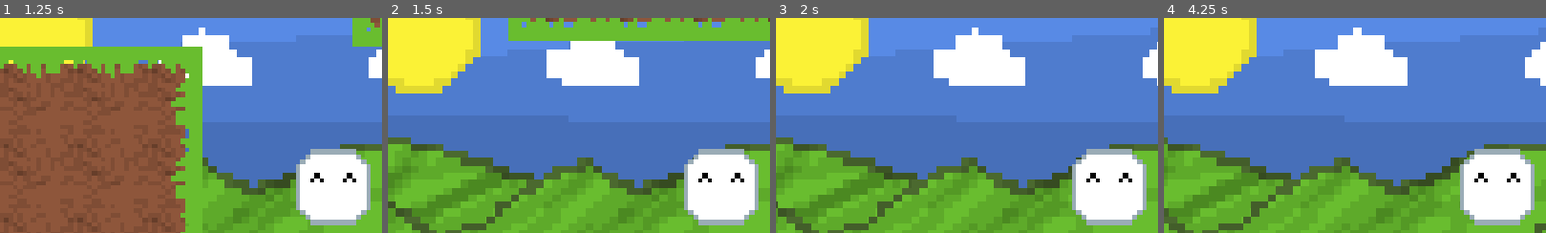
Above: before the commit, frames 1-4 (left to right).
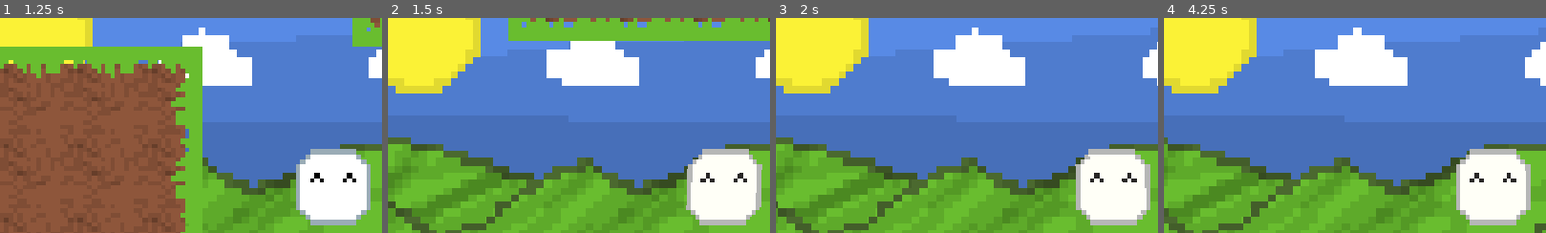
Above: after the commit, the same moments.

Repository: leolevd/Haven-Lisbon-2026
Game: Godot game, scene res://main.tscn
Same seed, same stepped clock (60 frames per second), same inputs: the game is played once before the commit and once after it.
Inputs:
- Up to frame 1 (1.25 s): tap Enter (ui_accept) at 0.5, 0.77 s; hold Right (ui_right) from 0.53 s (still down)
- Up to frame 2 (1.5 s): keep holding Right (ui_right)
- Up to frame 3 (2 s): keep holding Right (ui_right); tap Enter (ui_accept) at 1.52 s
- Up to frame 4 (4.25 s): release Right (ui_right) at 2.03 s; hold Left (ui_left) 2.03-2.78 s; hold Right (ui_right) from 2.78 s (still down); tap Enter (ui_accept) at 3.02, 3.77 s
The pictures show only the part of the screen within x 6-56%, y 11-61%; the shares and areas given below are measured in that part.

Frame 1 is identical in both runs. In frame 2, 2.1% of the frame differs, in the area x 77-98%, y 60-97%; in frame 3, 2.3%; in frame 4, 2.3%, in the area x 76-97%, y 60-97%.

Commit message:
WOBBLE ^^

Diff:
--- a/bounceback.gd
+++ b/bounceback.gd
@@ -4,3 +4,4 @@
 func _on_body_entered(body: Node2D) -> void:
 	if body.name == "player":
 		body.velocity.y = -600
+		body.wobble()
--- a/player.gd
+++ b/player.gd
@@ -6,10 +6,17 @@
 @export var JUMP_VELOCITY = -300.0
 var money = 0
 var jumping = false
+var wobbling = false
 
 
-
-
+func wobble():
+	wobbling = true
+	animated_sprite_2d.material = ShaderMaterial.new()
+	animated_sprite_2d.material.shader = preload("res://wobbly.gdshader")
+	animated_sprite_2d.material.set_shader_parameter("sway_intensivity", 1)
+	animated_sprite_2d.material.set_shader_parameter("sway_speed", 10)
+func unwobble():
+	animated_sprite_2d.material = null
 func _physics_process(delta: float) -> void:
 	label_2.text = str(money)
 	# Add the gravity.
@@ -17,6 +24,9 @@
 		velocity += Vector2(0, GRAVITY) * delta
 	else:
 		jumping = false
+		if wobbling:
+			unwobble()
+			wobbling = false
 	# Handle jump.
 	if Input.is_action_just_pressed("ui_accept") and is_on_floor():
 		jumping = true
